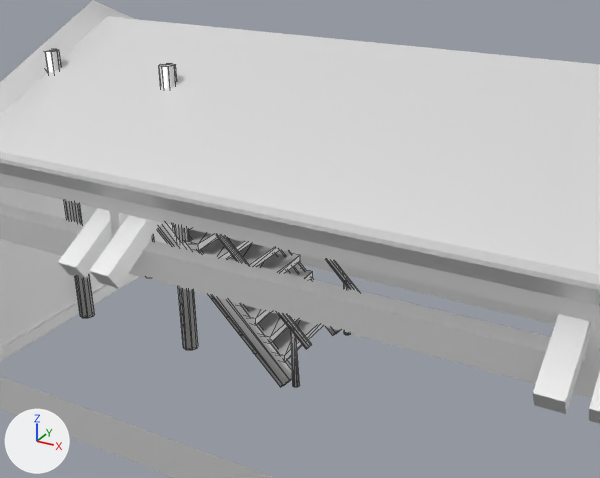
A saved change to the COLLADA model Assets/escnarios/escenas_importadas/Escenario_1/Plataforma.dae.
One viewpoint serves both versions: a 50 mm lens placed at (-151.6, -9.07, 10.97), pointed at (-159.62, 5.5, 3.68). Lighting does not change. The marker at lower left points along +X, +Y and +Z. Mesh edges are drawn as thin lines on the coarser meshes. Where no turn or scale is listed for an object, it has been applied to the vertices.

Names of what the first picture shows: 'Escalera', 'Estructura_Casa'.
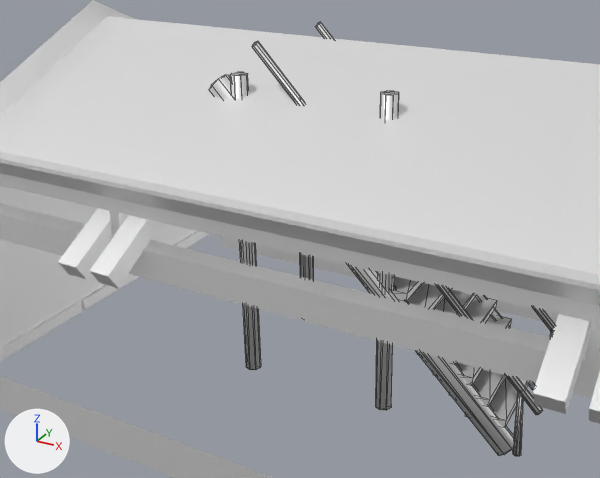
The change, as a list of edits to the scene's bpy script:
```text
Change ob_escalera:
    ob_escalera.location: (-159.77, 5.69, 1.33) -> (-154.9, 5.69, 1.33)
```

Where the change shows, as pixel boxes (x1, y1, x2, y2) in the pictures (600 x 478 px):
'Escalera', moved: before (44, 49, 358, 387); after (209, 22, 555, 456)
